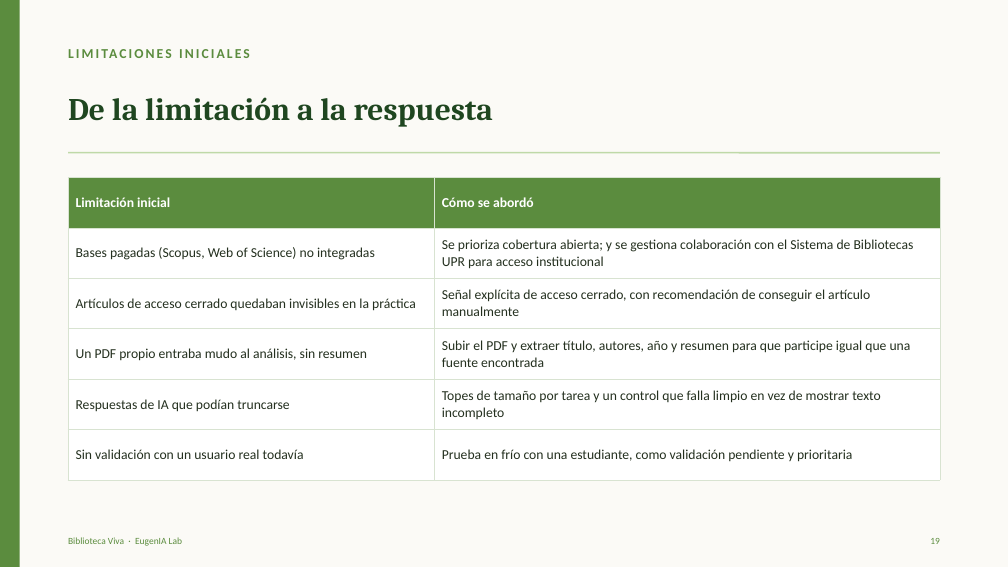
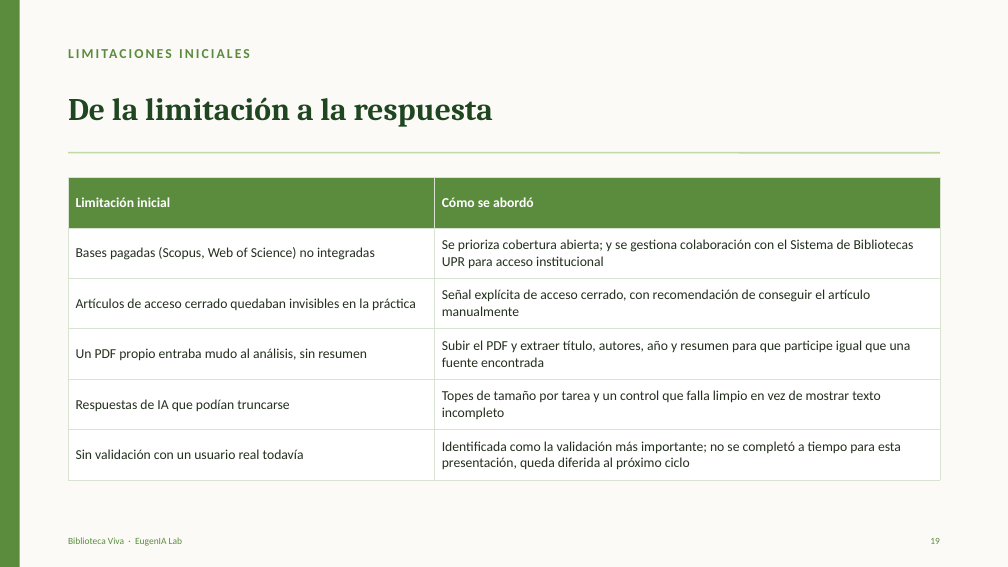
Before and after one commit to mreyesg/eugenia-lab-biva, a slide deck: slide 19 of presentation/Presentacion_Biblioteca_Viva.pptx. Drawn at 1008x567 pixels with LibreOffice and Linux fonts; fonts in the diff are those of the drawing. Boxes give left, top, right and bottom in pixels: in the first picture for what was removed or moved away, otherwise in the second. Text is boxed around its words. In the diff, an @@ line names an element or a change of style, - is before the commit and + after.

```diff
--- a/presentation/Presentacion_Biblioteca_Viva.pptx
+++ b/presentation/Presentacion_Biblioteca_Viva.pptx
@@ table at box(68, 178, 940, 480) @@
-row 6, column 2: Prueba en frío con una estudiante, como validación pendiente y prioritaria
+row 6, column 2: Identificada como la validación más importante; no se completó a tiempo para esta presentación, queda diferida al próximo ciclo
```
Also in this commit, not shown: 4 other slides changed, 4 other files.
